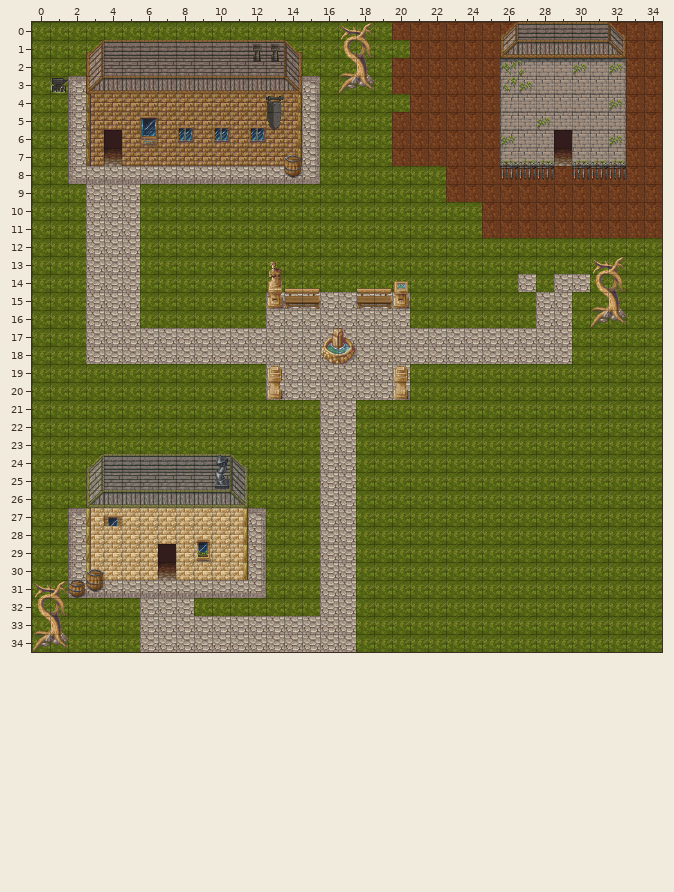
One commit to this Tiled map: A-Tale-of-Heros-Project/android/assets/maps/TownMapDetailed.tmx. That is the earlier state.
Cells are 32x32 px. Shown: x 0..34, y 0..34.
And afterwards:
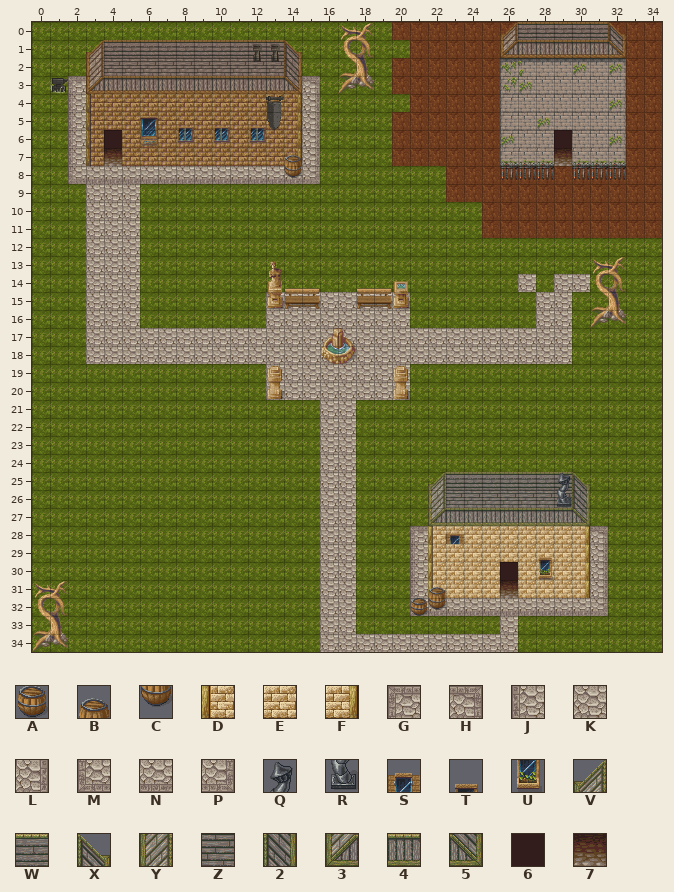
Key: from "UnitedTiles": A 12, B 20, C 28, D 32, E 33, F 34, G 72, H 74, J 80, K 81, L 82, M 88, N 89, P 90, Q 159, R 167, S 171, T 175, U 183, V 189, W 190, X 191, Y 197, Z 198, 2 199, 3 205, 4 206, 5 207, 6 326, 7 334.
_ is an empty cell.
The edit:
Layer "Roads":
Tile G is added in row 28 at x 21.
Tile H is added in row 28 at x 31.
Tile J is added in rows 29 to 31 at x 21.
Tile K is added in row 33 at x 26; in row 34 at x 18 to 26.
Tile L is added in rows 29 to 31 at x 31.
Tile M is added in row 32 at x 21.
Tile N is added in row 32 at x 22 to 30.
Tile P is added in row 32 at x 31.
The author cleared the tile that lay hidden in rows 27 to 30 at x 3 to 11.
The author cleared tile G in row 27 at x 2.
The author cleared tile H in row 27 at x 12.
The author cleared tile J in rows 28 to 30 at x 2.
The author cleared tile K in row 32 at x 6 to 8; in rows 33 to 34 at x 6 to 15.
The author cleared tile L in rows 28 to 30 at x 12.
The author cleared tile M in row 31 at x 2.
The author cleared tile N in row 31 at x 3 to 11.
The author cleared tile P in row 31 at x 12.
Layer "Buildings":
Tile 2 is added in row 26 at x 30.
Tile 3 is added in row 27 at x 22.
Tile 4 is added in row 27 at x 23 to 29.
Tile 5 is added in row 27 at x 30.
Tile D is added in rows 28 to 31 at x 22.
Tile E is added in rows 28 to 29 at x 23 to 29; in rows 30 to 31 at x 23 to 25 and 27 to 29.
Tile F is added in rows 28 to 31 at x 30.
Tile V is added in row 25 at x 22.
Tile W is added in row 25 at x 23 to 29.
Tile X is added in row 25 at x 30.
Tile Y is added in row 26 at x 22.
Tile Z is added in row 26 at x 23 to 29.
The author cleared the tile that lay hidden in rows 29 to 30 at x 7.
The author cleared tile 2 in row 25 at x 11.
The author cleared tile 3 in row 26 at x 3.
The author cleared tile 4 in row 26 at x 4 to 10.
The author cleared tile 5 in row 26 at x 11.
The author cleared tile D in rows 27 to 30 at x 3.
The author cleared tile E in rows 27 to 28 at x 4 to 10; in rows 29 to 30 at x 4 to 6 and 8 to 10.
The author cleared tile F in rows 27 to 30 at x 11.
The author cleared tile V in row 24 at x 3.
The author cleared tile W in row 24 at x 4 to 10.
The author cleared tile X in row 24 at x 11.
The author cleared tile Y in row 25 at x 3.
The author cleared tile Z in row 25 at x 4 to 10.
Layer "BuildingDecorations":
Tile 6 is added in row 30 at x 26.
Tile 7 is added in row 31 at x 26.
Tile Q is added in row 25 at x 29.
Tile R is added in row 26 at x 29.
Tile S is added in row 28 at x 23.
Tile T is added in row 29 at x 28.
Tile U is added in row 30 at x 28.
The author cleared tile 6 in row 29 at x 7.
The author cleared tile 7 in row 30 at x 7.
The author cleared tile Q in row 24 at x 10.
The author cleared tile R in row 25 at x 10.
The author cleared tile S in row 27 at x 4.
The author cleared tile T in row 28 at x 9.
The author cleared tile U in row 29 at x 9.
Layer "GeneralDecorationAndPlants":
Tile A is added in row 32 at x 21.
Tile B is added in row 31 at x 22.
Tile C is added in row 32 at x 22.
The author cleared tile A in row 31 at x 2.
The author cleared tile B in row 30 at x 3.
The author cleared tile C in row 31 at x 3.
